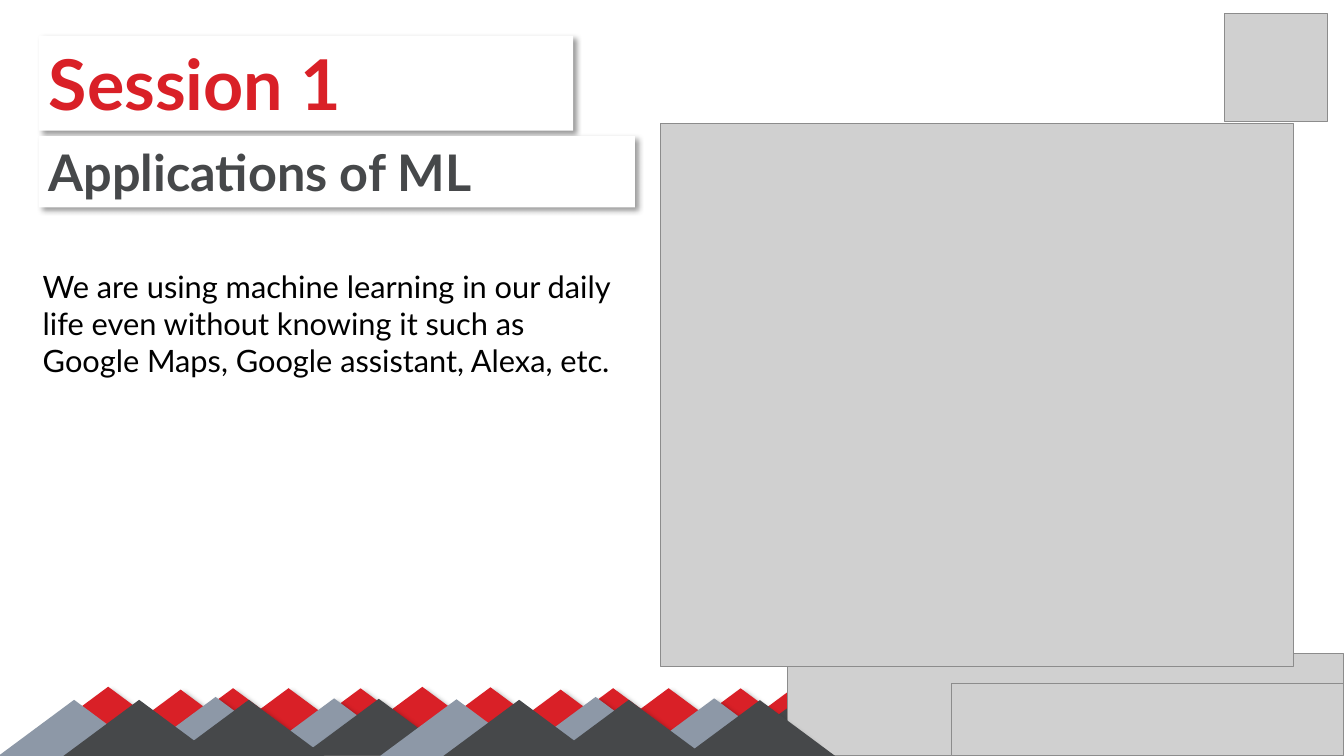
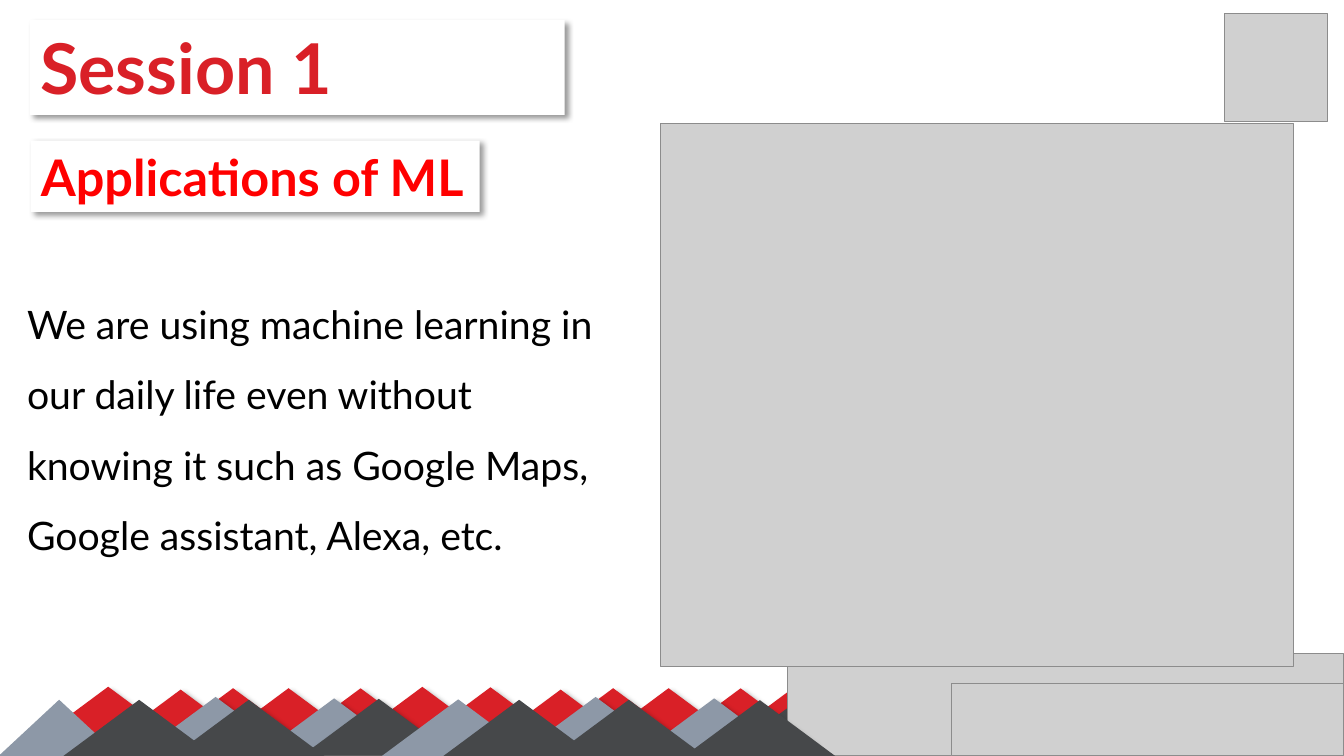
Before and after one commit to SalmaGira/machine-learning-workshop-Kvector, a slide deck: slide 9 of Sessions/Session 1/Session_01.pptx. Drawn at 1344x756 pixels with LibreOffice and Linux fonts; fonts in the diff are those of the drawing; grey boxes stand for pictures. Boxes give left, top, right and bottom in pixels: in the first picture for what was removed or moved away, otherwise in the second. Text is boxed around its words. In the diff, an @@ line names an element or a change of style, - is before the commit and + after.

```diff
--- a/Sessions/Session 1/Session_01.pptx
+++ b/Sessions/Session 1/Session_01.pptx
@@ rectangle "Session 1": place and size @@
-rectangle "Session 1" at <box>39,35,574,130</box>
+rectangle "Session 1" at <box>30,20,565,115</box>
@@ text added at <box>39,42,349,93</box>, 40 pt, text #FF0000, bold @@
+Applications of ML
@@ rectangle "Applications of ML": place and size @@
-rectangle "Applications of ML" at <box>39,136,635,208</box>
+rectangle "Applications of ML" at <box>31,141,480,213</box>
@@ rectangle "Applications of ML" at <box>31,141,480,213</box>: text colour #46484A to #FF0000 @@
@@ text "We are using machine learning ...": place and size @@
-text "We are using machine learning ..." at <box>43,275,611,378</box>
+text "We are using machine learning ..." at <box>27,310,592,557</box>
@@ text "We are using machine learning ..." at <box>27,310,592,557</box>: size 22 to 28 pt; line spacing 1 to 1.5 @@
@@ triangle: place and size @@
-triangle at <box>0,701,148,756</box>
+triangle at <box>0,701,118,756</box>
```
Also in this commit, not shown: 9 other slides changed, 6 slides added.
